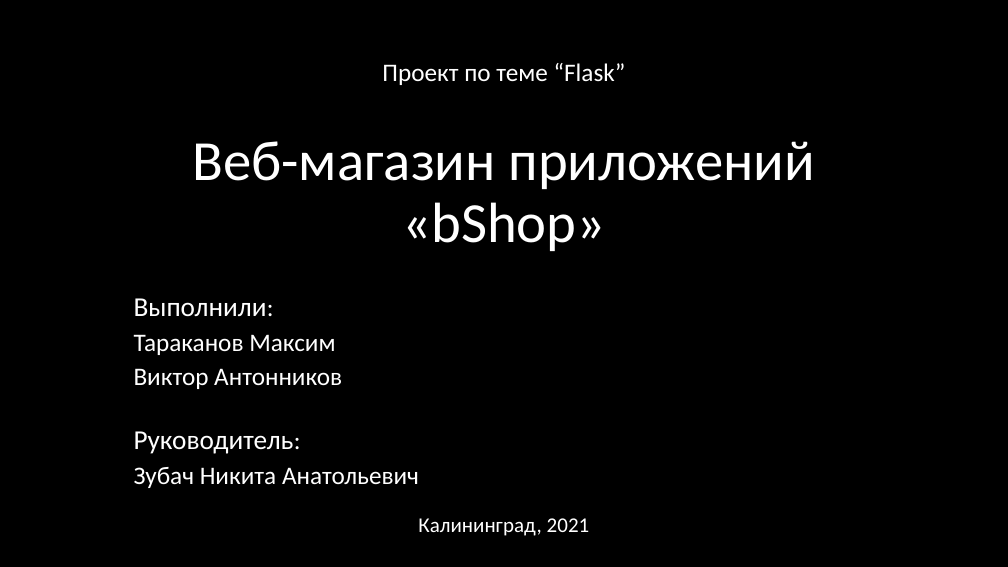
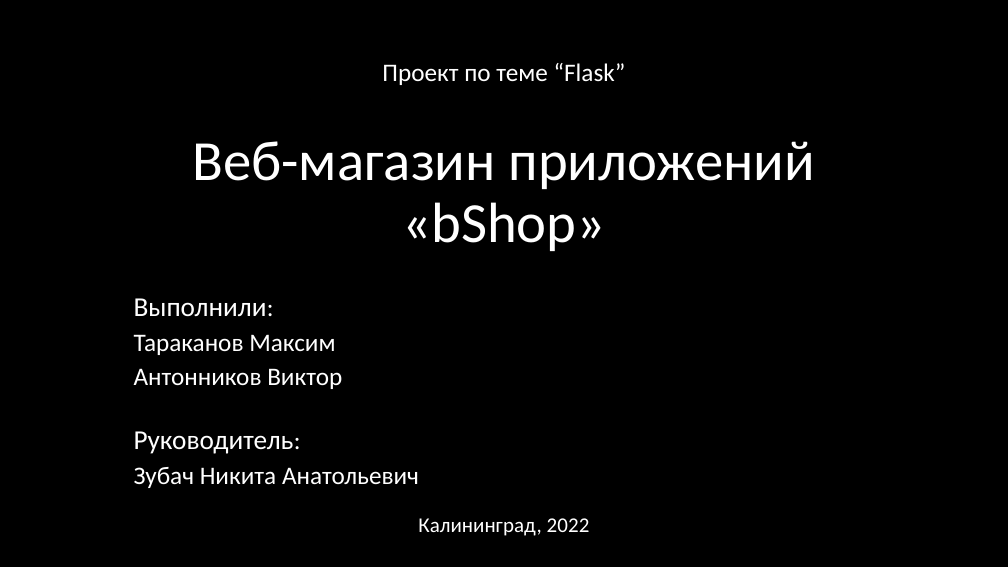
Before and after one commit to ultrasaks/bShop_web, a slide deck: slide 1 of проект.pptx. Drawn at 1008x567 pixels with LibreOffice and Linux fonts; fonts in the diff are those of the drawing. Boxes give left, top, right and bottom in pixels: in the first picture for what was removed or moved away, otherwise in the second. Text is boxed around its words. In the diff, an @@ line names an element or a change of style, - is before the commit and + after.

```diff
--- a/проект.pptx
+++ b/проект.pptx
@@ subtitle at <box>134,368,342,389</box>: text changed @@
-Виктор Антонников
+Антонников Виктор
@@ text at <box>418,518,590,536</box>: text changed @@
-Калининград, 2021
+Калининград, 2022
```
Also in this commit, not shown: 1 other slide changed, 1 other file.
